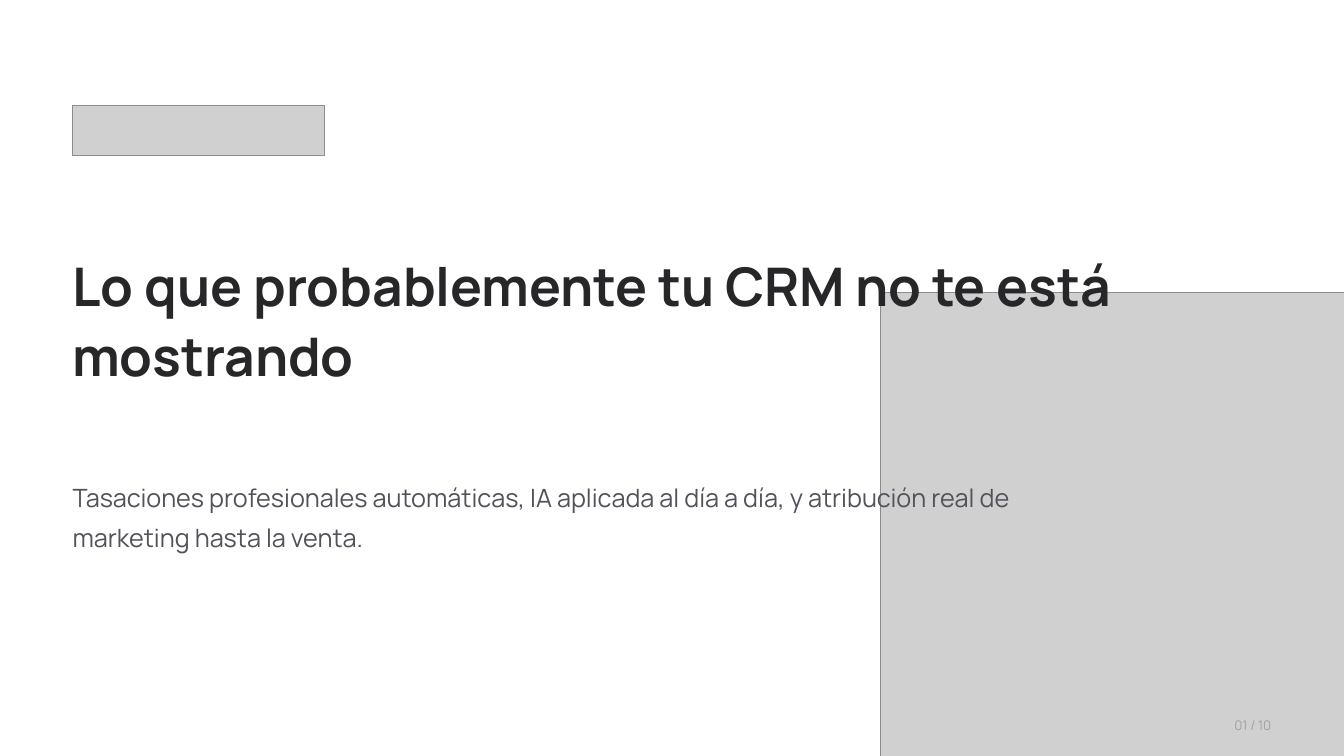
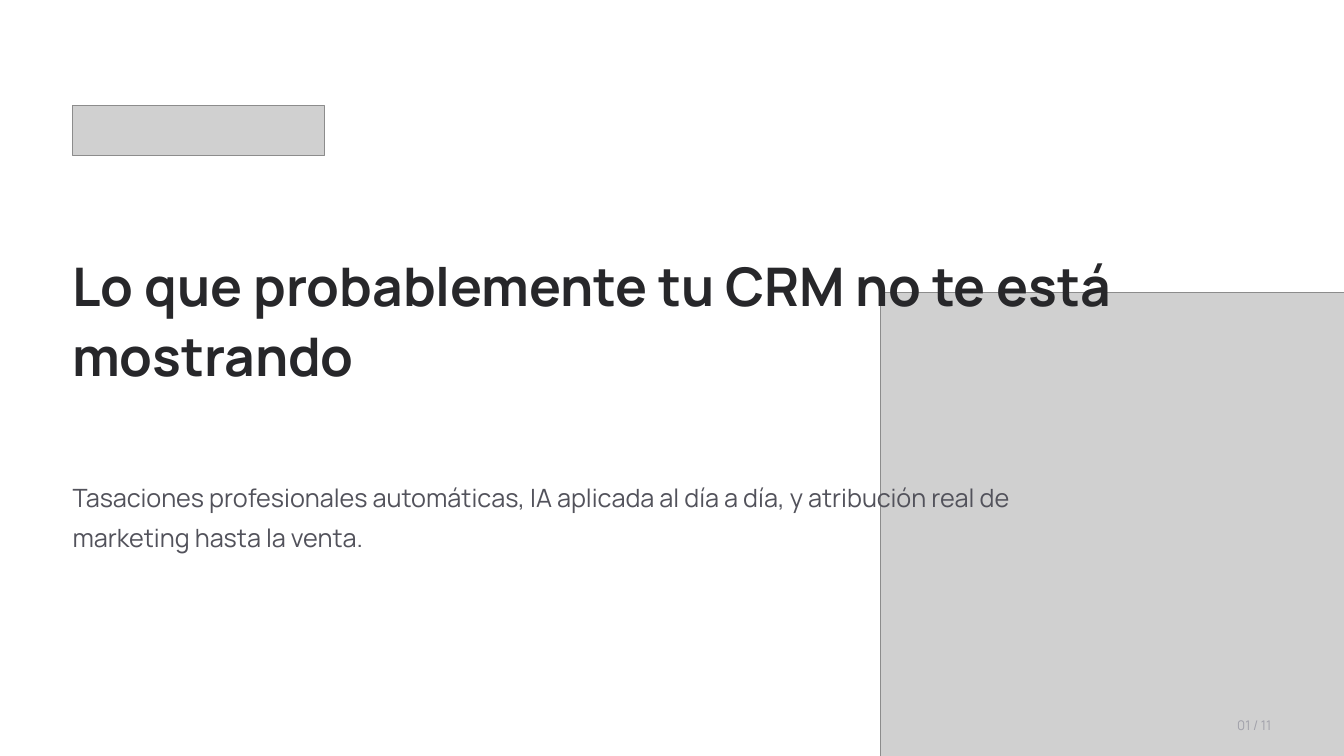
Before and after one commit to ezequielcorbalan/vendepro, a slide deck: slide 1 of ventas-storytelling/VendePro_Deck_Segmento2.pptx. Drawn at 1344x756 pixels with LibreOffice and Linux fonts; fonts in the diff are those of the drawing; grey boxes stand for pictures. Boxes give left, top, right and bottom in pixels: in the first picture for what was removed or moved away, otherwise in the second. Text is boxed around its words. In the diff, an @@ line names an element or a change of style, - is before the commit and + after.

```diff
--- a/ventas-storytelling/VendePro_Deck_Segmento2.pptx
+++ b/ventas-storytelling/VendePro_Deck_Segmento2.pptx
@@ text at [1237,721,1271,730]: text changed @@
-01 / 10
+01 / 11
```
Also in this commit, not shown: 9 other slides changed, 1 slide added, 12 other files.
